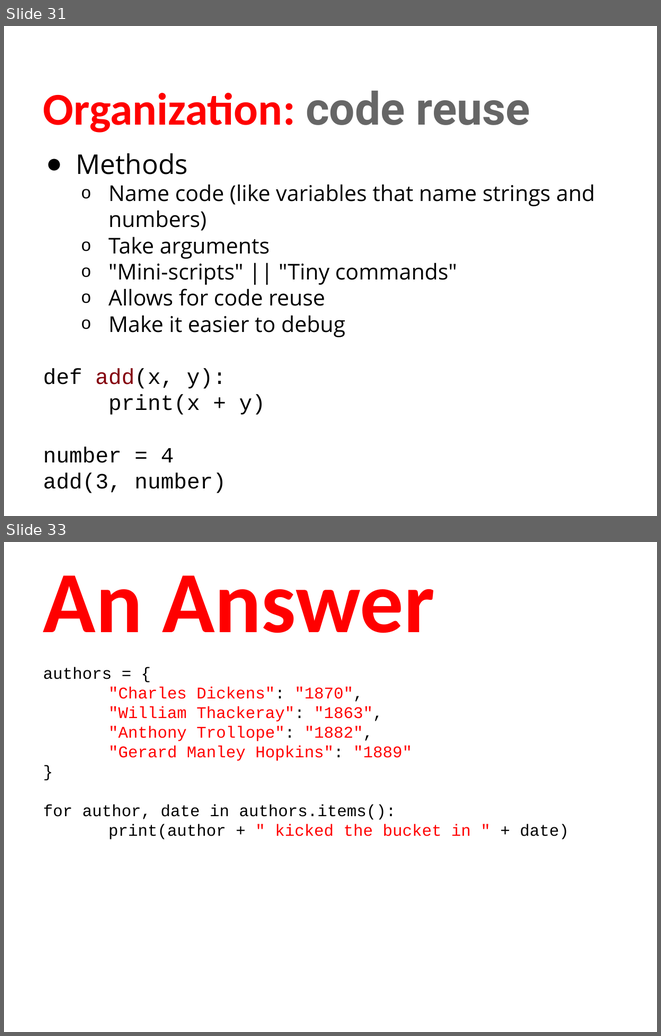
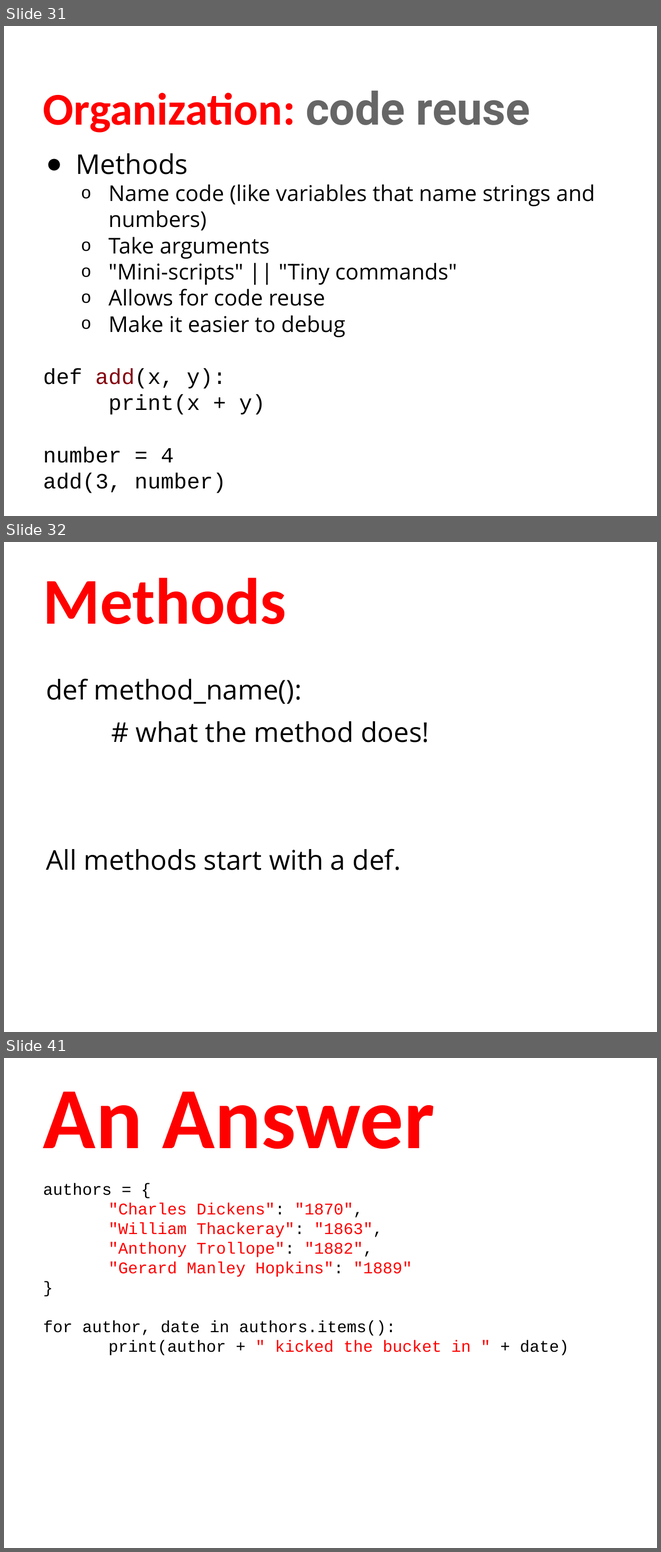
Before and after one commit to humanitiesprogramming/slides, a slide deck: 2018/python/Python Programming Concepts II.pptx. Shown one above the other, each under a label of ours: slides 31 and 33 before the commit, slides 31, 32 and 41 after it; the slides between them are not shown. The pictures are 661x1036 and 661x1552 pixels, drawn with LibreOffice and Linux fonts; fonts in the diff are those of the drawing. Boxes give left, top, right and bottom in pixels: in the first picture for what was removed or moved away, otherwise in the second. Text is boxed around its words. In the diff, an @@ line names an element or a change of style, - is before the commit and + after.

Commit message:
Update method work

```diff
--- a/2018/python/Python Programming Concepts II.pptx
+++ b/2018/python/Python Programming Concepts II.pptx
@@ slide 32 added at [4,542,657,1032], background #FFFFFF @@
@@ title added at [43,578,286,624], 72 pt, text #FF0000, bold @@
+Methods
@@ text added at [46,678,429,870], 30 pt, text #000000 @@
+def method_name():
+# what the method does!
+All methods start with a def.
@@ what was slide 33 is now slide 41 @@
```
Also in this commit, not shown: 1 slide changed, 7 other slides added, 1 other file.
